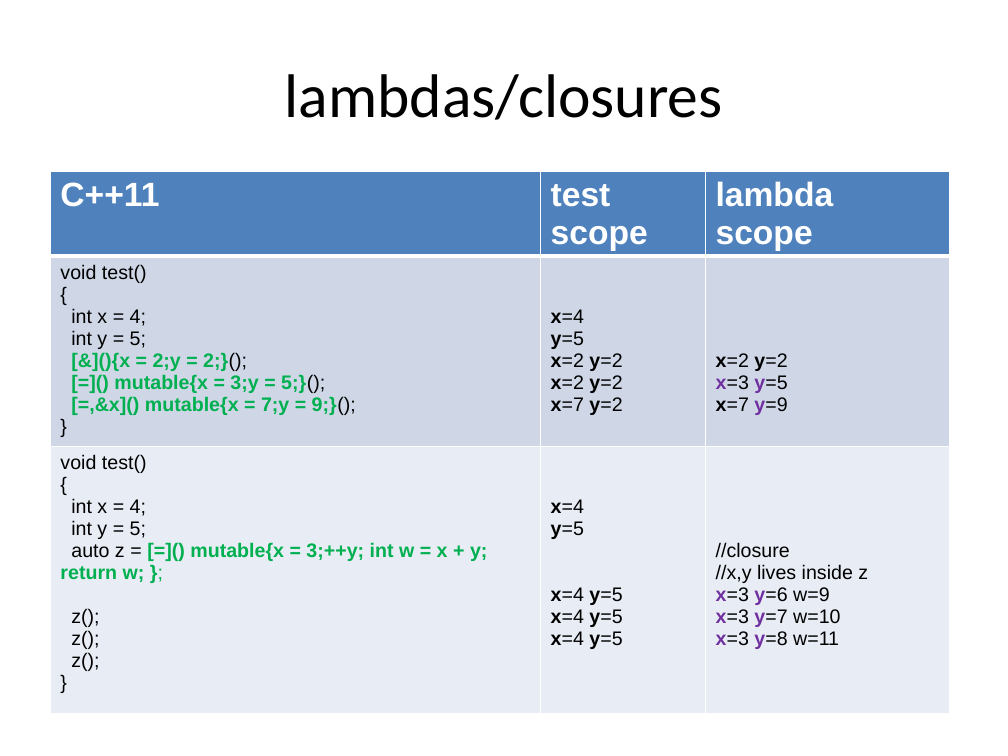
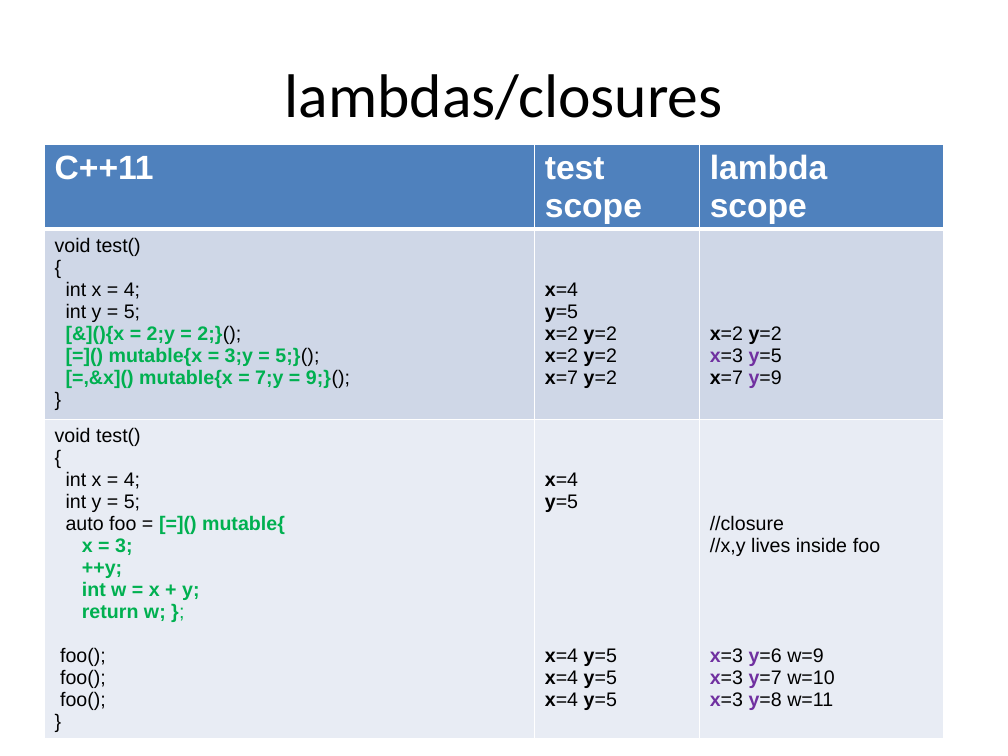
Before and after one commit to xtofl/cpp11training, a slide deck: slide 6 of slides/2.lambdas-c11-121213071023-phpapp02-reordered.pptx. Drawn at 1008x756 pixels with LibreOffice and Linux fonts; fonts in the diff are those of the drawing. Boxes give left, top, right and bottom in pixels: in the first picture for what was removed or moved away, otherwise in the second. Text is boxed around its words. In the diff, an @@ line names an element or a change of style, - is before the commit and + after.

```diff
--- a/slides/2.lambdas-c11-121213071023-phpapp02-reordered.pptx
+++ b/slides/2.lambdas-c11-121213071023-phpapp02-reordered.pptx
@@ table at (44,144,943,714) @@
-row 3, column 1: void test() / { / int x = 4; / int y = 5; / auto z = [=]() mutable{x = 3;++y; int w = x + y; return w; }; / z(); / z(); / z(); / }
+row 3, column 1: void test() / { / int x = 4; / int y = 5; / auto foo = [=]() mutable{ / x = 3; / ++y; / int w = x + y; / return w; }; / foo(); / foo(); / foo(); / }
-row 3, column 3: //closure / //x,y lives inside z / x=3 y=6 w=9 / x=3 y=7 w=10 / x=3 y=8 w=11
+row 3, column 3: //closure / //x,y lives inside foo / x=3 y=6 w=9 / x=3 y=7 w=10 / x=3 y=8 w=11
@@ table: place and size @@
-table at (50,171,950,675)
+table at (44,144,943,714)
```
Also in this commit, not shown: 1 other slide changed, 3 slides added, 2 other files.
